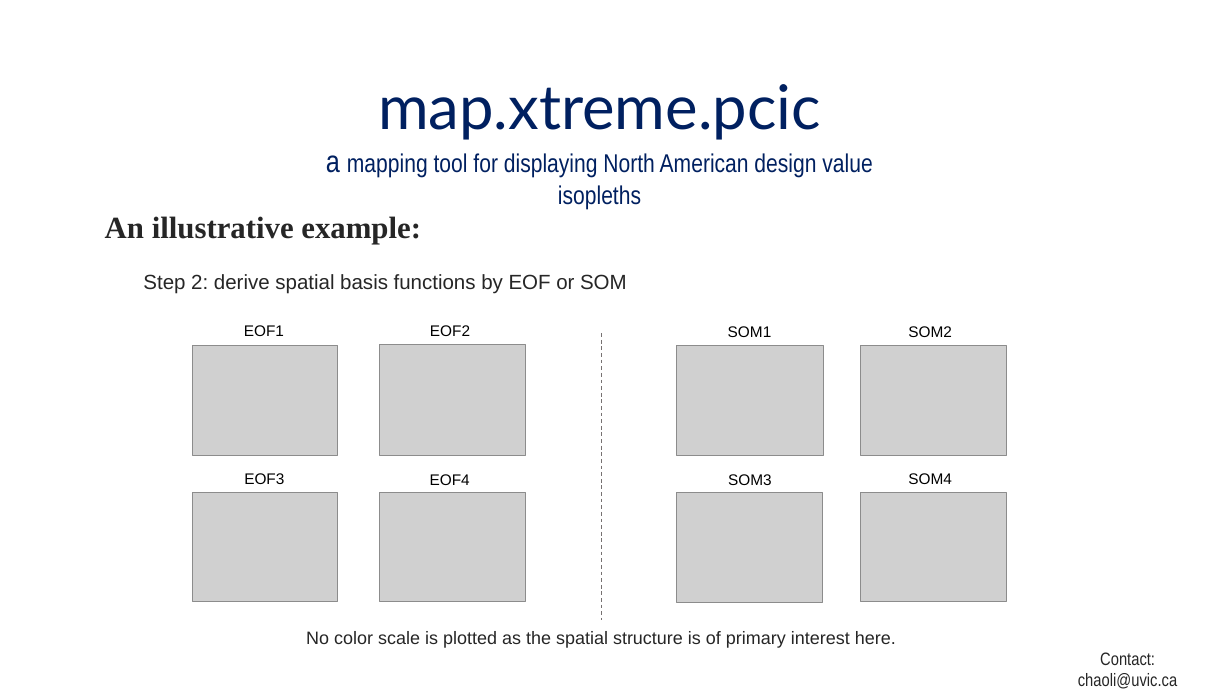
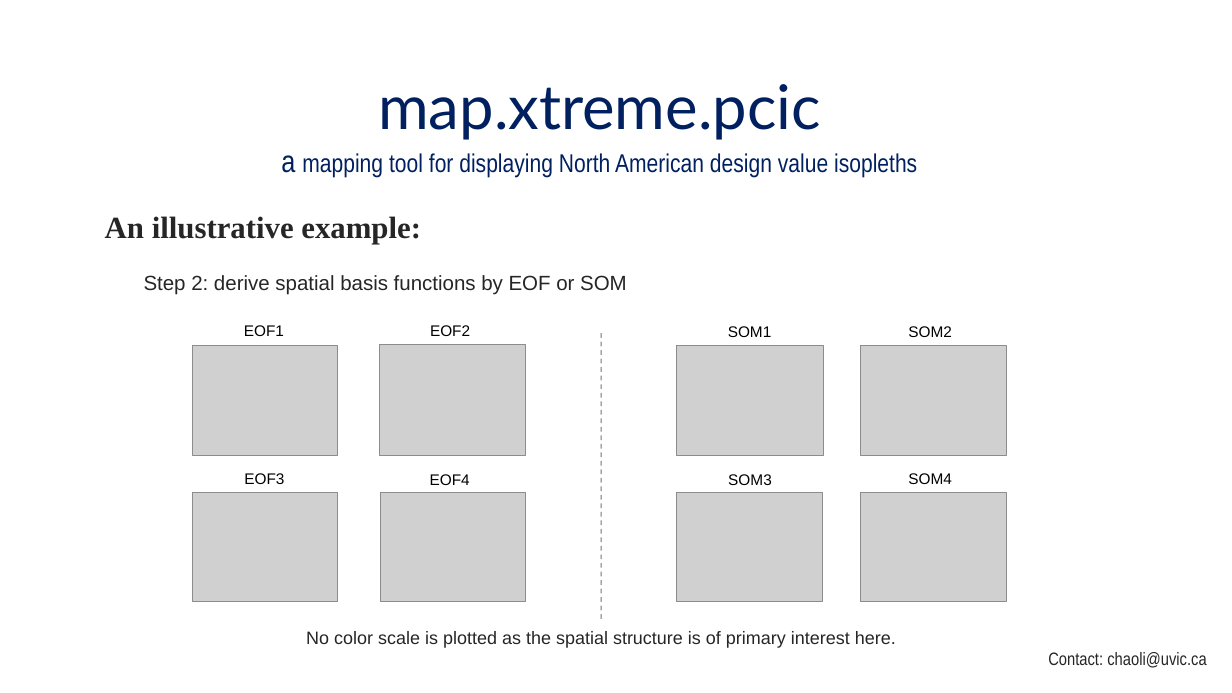
Before and after one commit to pacificclimate/climpyrical, a slide deck: slide 7 of Readme.pptx. Drawn at 1232x693 pixels with LibreOffice and Linux fonts; fonts in the diff are those of the drawing; grey boxes stand for pictures. Boxes give left, top, right and bottom in pixels: in the first picture for what was removed or moved away, otherwise in the second. Text is boxed around its words. In the diff, an @@ line names an element or a change of style, - is before the commit and + after.

```diff
--- a/Readme.pptx
+++ b/Readme.pptx
@@ text "map.xtreme.pcic" rewrapped from bbox=[326, 84, 872, 178] to bbox=[281, 84, 917, 178] @@
@@ line (601, 334) - (602, 620): stroke #767171 0.75 pt dashed to #767171 0.74 pt @@
@@ text "Contact: chaoli@uvic.ca" rewrapped from bbox=[1078, 652, 1177, 689] to bbox=[1048, 652, 1206, 668] @@
```
Also in this commit, not shown: 9 other slides changed, 4 other files.
